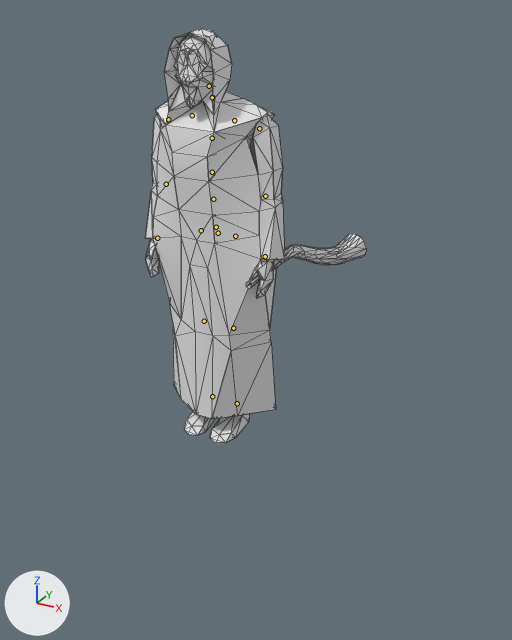
Before and after pictures for a commit that changed the Blender file models/secondtemple/shofar/shofar.blend.
Rendered twice from a 50 mm lens placed at (66.4, -105.7, 77.0), pointed at (3.7, 8.3, 20.0). Arrows for +X, +Y and +Z are at lower left; the lights stay in place. The bones that bend it are drawn over the model as lines. Mesh edges are drawn as thin lines.

The first picture shows 'shofar'.
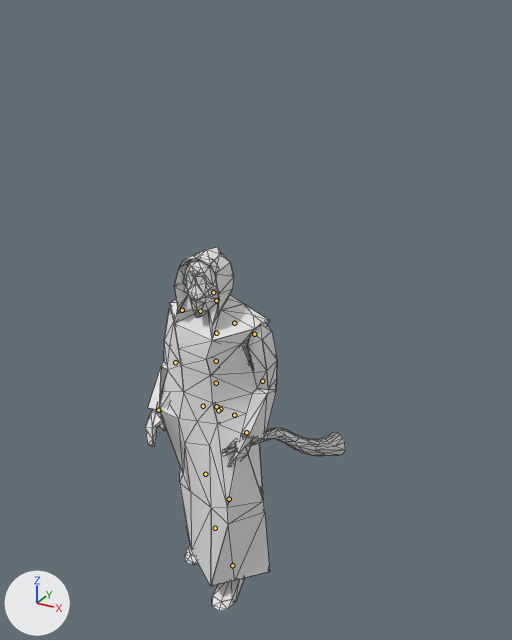
The newer file adds an action. The first version stands in its rest pose; the second is drawn at frame 0 of the action 'wave'.

Location of each change, [x1, y1, x2, y2] in pixels of the pictures (512 x 640 px):
'shofar', posed (10% narrower, 12% shorter)
    before: [145, 29, 367, 443]
    after: [145, 247, 345, 611]
bone 'Bip01', root to tip
    before: (218, 233) to (219, 233)
    after: (220, 409) to (221, 409)
bone 'Bip01 Pelvis', root to tip
    before: (218, 233) to (217, 233)
    after: (218, 410) to (218, 411)
bone 'Bip01 L Leg', root to tip
    before: (235, 236) to (235, 236)
    after: (234, 415) to (234, 415)
bone 'Bip01 L Leg1', root to tip
    before: (233, 328) to (233, 328)
    after: (229, 499) to (228, 499)
bone 'Bip01 L Foot', root to tip
    before: (237, 403) to (236, 403)
    after: (232, 565) to (232, 566)
bone 'Bip01 R Leg', root to tip
    before: (201, 230) to (200, 230)
    after: (203, 406) to (202, 406)
bone 'Bip01 R Foot', root to tip
    before: (212, 396) to (212, 396)
    after: (215, 528) to (214, 528)
bone 'Bip01 Spine', root to tip
    before: (216, 227) to (215, 227)
    after: (216, 406) to (216, 407)
bone 'Bip01 Spine2', root to tip
    before: (212, 172) to (211, 172)
    after: (216, 361) to (215, 361)
bone 'Bip01 Head', root to tip
    before: (209, 86) to (208, 86)
    after: (213, 292) to (213, 293)
bone 'Bip01 L Arm1', root to tip
    before: (259, 128) to (259, 128)
    after: (254, 334) to (255, 333)
bone 'Bip01 L Arm2', root to tip
    before: (265, 196) to (266, 196)
    after: (262, 381) to (263, 381)
bone 'Bip01 R Arm1', root to tip
    before: (168, 119) to (169, 119)
    after: (182, 310) to (182, 310)
bone 'Bip01 R Arm2', root to tip
    before: (166, 184) to (166, 184)
    after: (175, 362) to (175, 363)
bone 'Bip01 R Hand', root to tip
    before: (157, 238) to (158, 238)
    after: (158, 410) to (159, 410)

The edits, one by one:
Bone 'Bip01' (bone_bip01) moves from (0.0, 0.0, 0.0) to (0.6, 0.0, -36.6).
Bone 'Bip01 Pelvis' (bone_bip01_pelvis) moves from (0.0, 0.0, 0.0) to (0.0, 0.7, 0.0).
Bone 'Bip01 L Leg' (bone_bip01_l_leg) turns from (0, 0, 0) to (-3, 4, 11) degrees about its own x, y and z.
Bone 'Bip01 L Leg1' (bone_bip01_l_leg1) turns from (0, 0, 0) to (0, 0, -6) degrees about its own x, y and z.
Bone 'Bip01 L Foot' (bone_bip01_l_foot) turns from (0, 0, 0) to (-5, -3, -4) degrees about its own x, y and z.
Bone 'Bip01 R Leg' (bone_bip01_r_leg) turns from (0, 0, 0) to (15, -4, -6) degrees about its own x, y and z.
Bone 'Bip01 R Foot' (bone_bip01_r_foot) turns from (0, 0, 0) to (-1, 5, 5) degrees about its own x, y and z.
Bone 'Bip01 Spine' (bone_bip01_spine) turns from (0, 0, 0) to (-4, 0, -6) degrees about its own x, y and z.
Bone 'Bip01 Spine2' (bone_bip01_spine2) turns from (0, 0, 0) to (-4, 0, 5) degrees about its own x, y and z.
Bone 'Bip01 Head' (bone_bip01_head) turns from (0, 0, 0) to (9, -3, 0) degrees about its own x, y and z.
Bone 'Bip01 L Arm1' (bone_bip01_l_arm1) turns from (0, 0, 0) to (2, 6, 13) degrees about its own x, y and z.
Bone 'Bip01 L Arm2' (bone_bip01_l_arm2) turns from (0, 0, 0) to (0, 0, -30) degrees about its own x, y and z.
Bone 'Bip01 R Arm1' (bone_bip01_r_arm1) turns from (0, 0, 0) to (-8, 0, -6) degrees about its own x, y and z.
Bone 'Bip01 R Arm2' (bone_bip01_r_arm2) turns from (0, 0, 0) to (-4, -7, -26) degrees about its own x, y and z.
Bone 'Bip01 R Hand' (bone_bip01_r_hand) turns from (0, 0, 0) to (-49, 2, 3) degrees about its own x, y and z.
